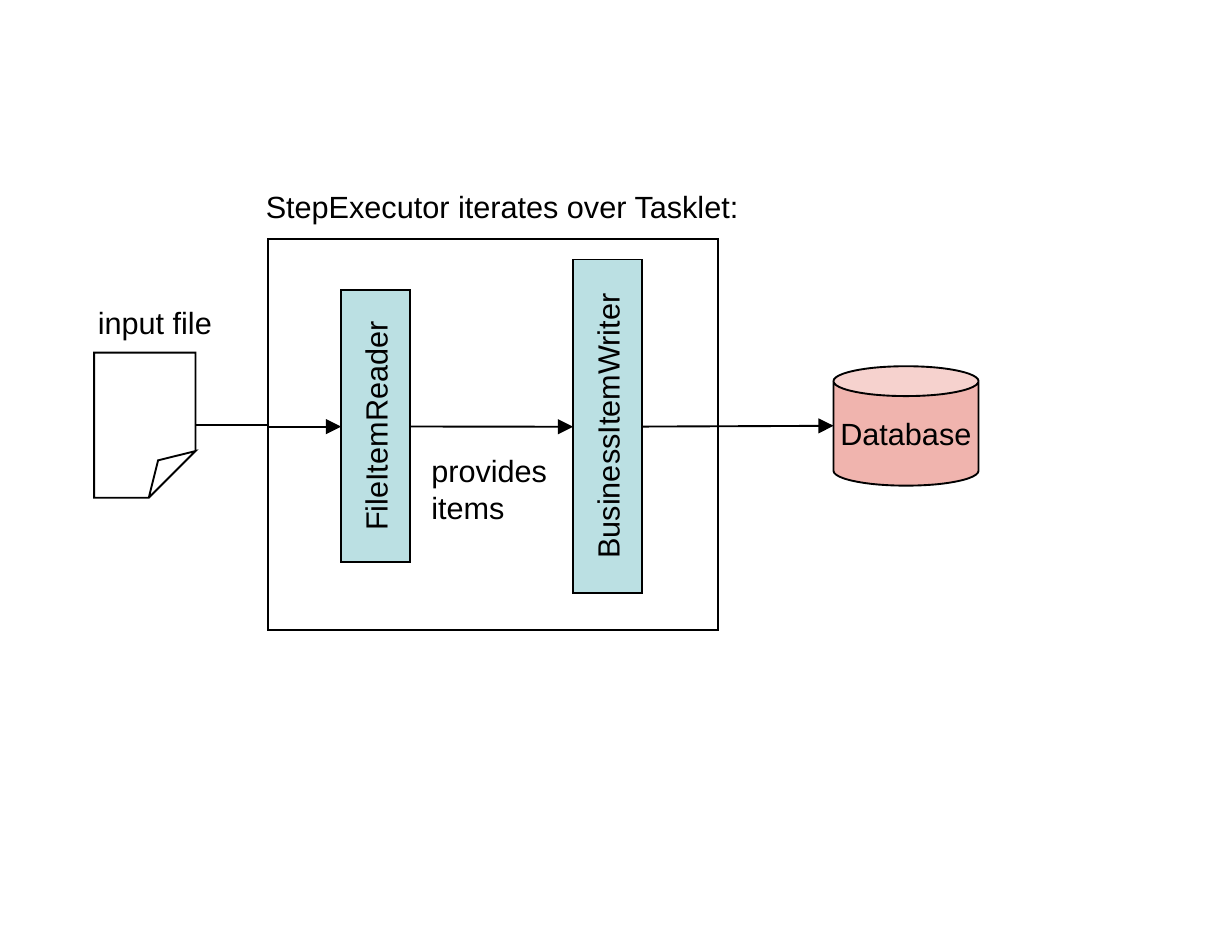
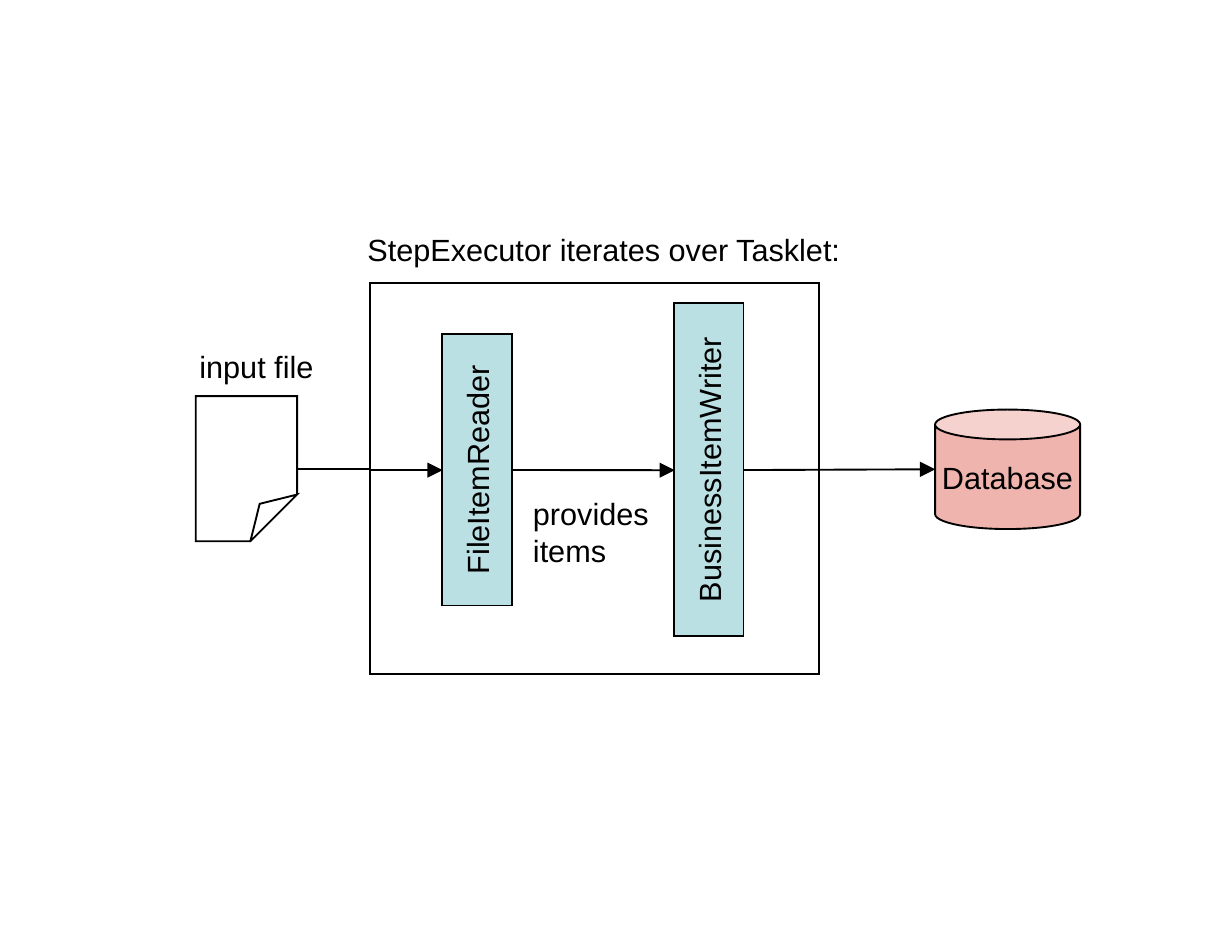
Before and after one commit to spring-projects/spring-batch, a slide deck: slide 1 of src/site/ppt/Figures.ppt. Drawn at 1232x942 pixels with LibreOffice and Linux fonts; fonts in the diff are those of the drawing. Boxes give left, top, right and bottom in pixels: in the first picture for what was removed or moved away, otherwise in the second. Text is boxed around its words. In the diff, an @@ line names an element or a change of style, - is before the commit and + after.

```diff
--- a/src/site/ppt/Figures.ppt
+++ b/src/site/ppt/Figures.ppt
@@ rectangle "BusinessItemWriter": place and size @@
-rectangle "BusinessItemWriter" at [572, 261, 642, 594]
+rectangle "BusinessItemWriter" at [675, 303, 745, 636]
@@ rectangle "FileItemReader": place and size @@
-rectangle "FileItemReader" at [341, 291, 411, 564]
+rectangle "FileItemReader" at [442, 333, 512, 606]
@@ folded corner: place and size @@
-folded corner at [94, 354, 195, 499]
+folded corner at [195, 396, 296, 541]
@@ 2 texts, 2 arrows, 1 cylinder, 1 rectangle, 1 elbow arrow: place and size @@
-2 texts, 2 arrows, 1 cylinder, 1 rectangle, 1 elbow arrow at [98, 195, 980, 630]
+2 texts, 2 arrows, 1 cylinder, 1 rectangle, 1 elbow arrow at [199, 238, 1081, 674]
@@ text "provides": place and size @@
-text "provides" at [431, 459, 547, 520]
+text "provides" at [533, 502, 649, 563]
```
Also in this commit, not shown: 2 other slides changed, 3 slides added, 26 other files.
